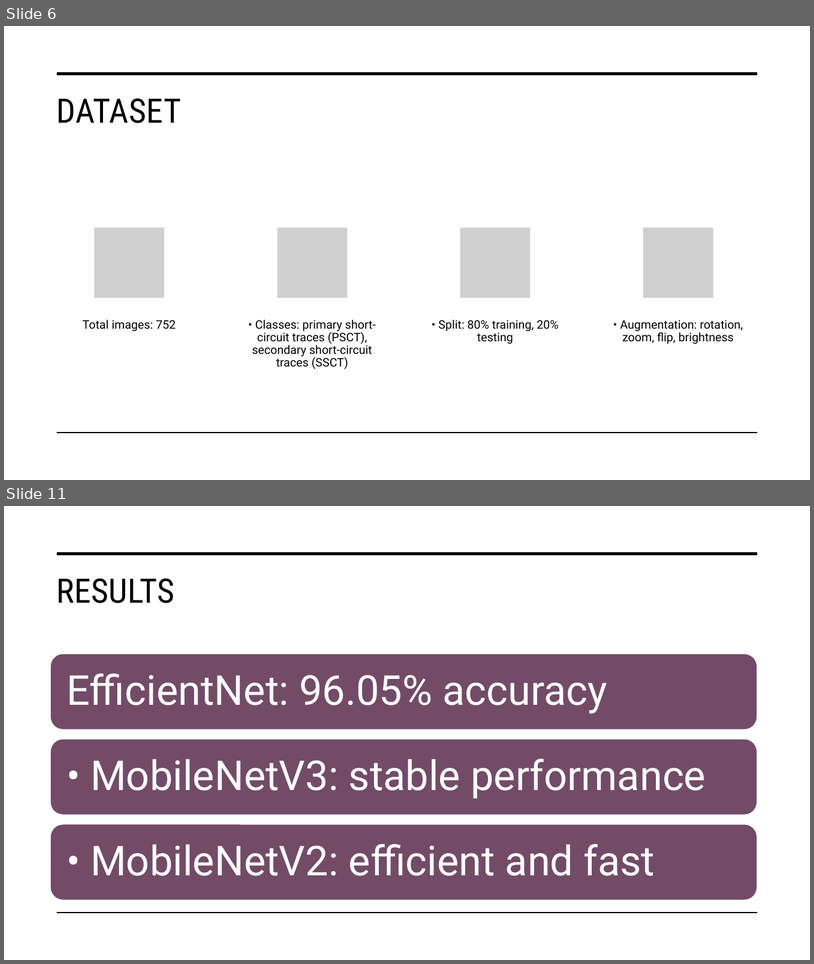
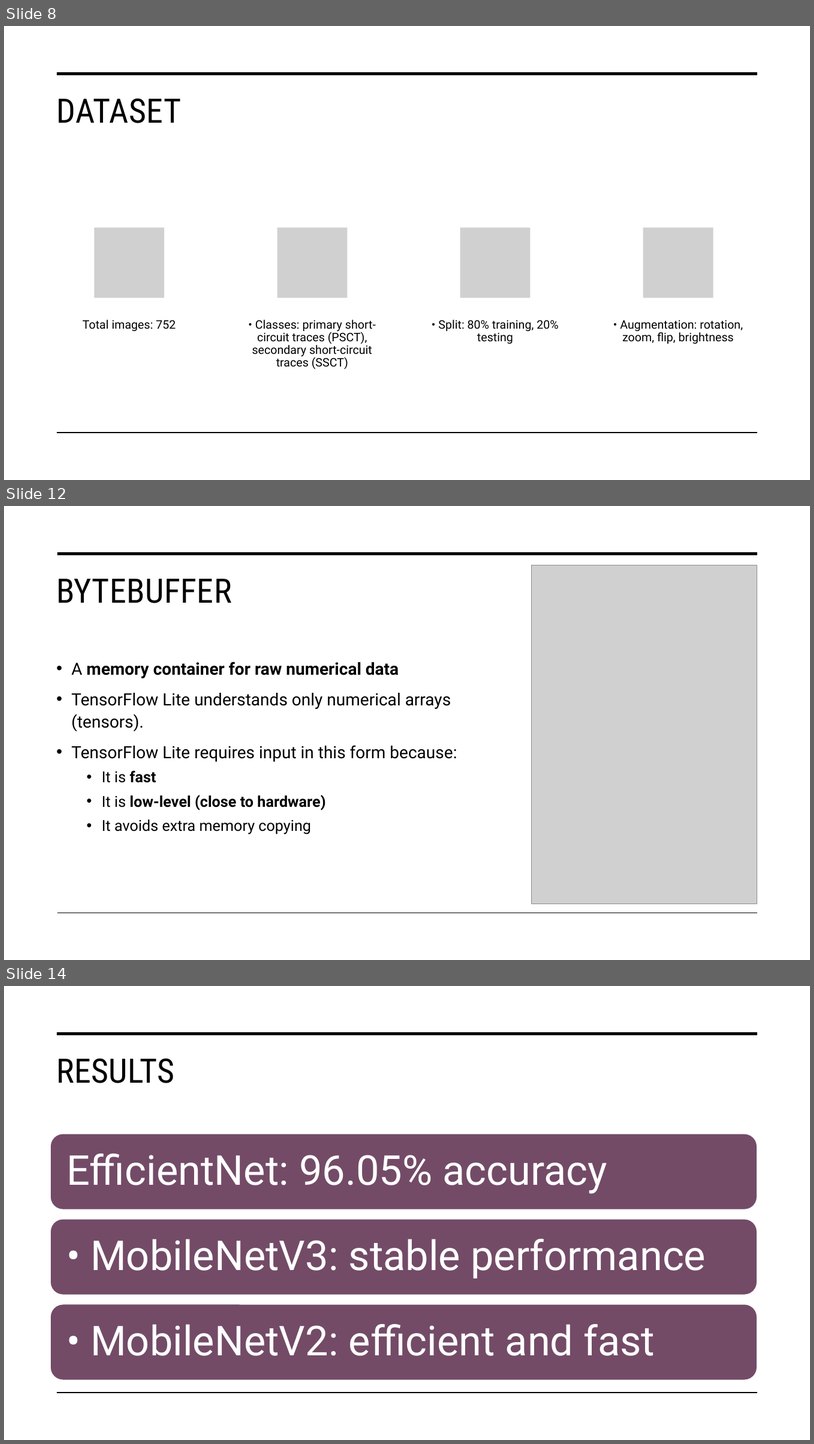
Before and after one commit to HadiNazari1/my-presentation-files-, a slide deck: Mobile Deep Learning Inference Framework for Android-Based Short-Circuit 1.pptx. Shown one above the other, each under a label of ours: slides 6 and 11 before the commit, slides 8, 12 and 14 after it; the slides between them are not shown. The pictures are 814x964 and 814x1444 pixels, drawn with LibreOffice and Linux fonts; fonts in the diff are those of the drawing; grey boxes stand for pictures. Boxes give left, top, right and bottom in pixels: in the first picture for what was removed or moved away, otherwise in the second. Text is boxed around its words. In the diff, an @@ line names an element or a change of style, - is before the commit and + after.

```diff
--- a/Mobile Deep Learning Inference Framework for Android-Based Short-Circuit 1.pptx
+++ b/Mobile Deep Learning Inference Framework for Android-Based Short-Circuit 1.pptx
@@ slide 12 added at (x1=4, y1=506, x2=810, y2=960), background #FFFFFF @@
@@ line added from (57, 554) to (758, 554), #000000 3.5 pt @@
@@ picture added at (x1=531, y1=565, x2=757, y2=903) @@
@@ title added at (x1=56, y1=579, x2=231, y2=603), 40 pt, text #000000 @@
+BYTEBUFFER
@@ text added at (x1=71, y1=661, x2=457, y2=834), 20 pt, text #000000 @@
+• A memory container for raw numerical data
+• TensorFlow Lite understands only numerical arrays (tensors).
+• TensorFlow Lite requires input in this form because:
+  • It is fast
+  • It is low-level (close to hardware)
+  • It avoids extra memory copying
@@ line added from (57, 913) to (758, 913), #000000 1 pt @@
@@ what was slide 6 is now slide 8 @@
@@ what was slide 11 is now slide 14 @@
```
Also in this commit, not shown: 8 slides changed, 4 other slides added, 1 other file.
